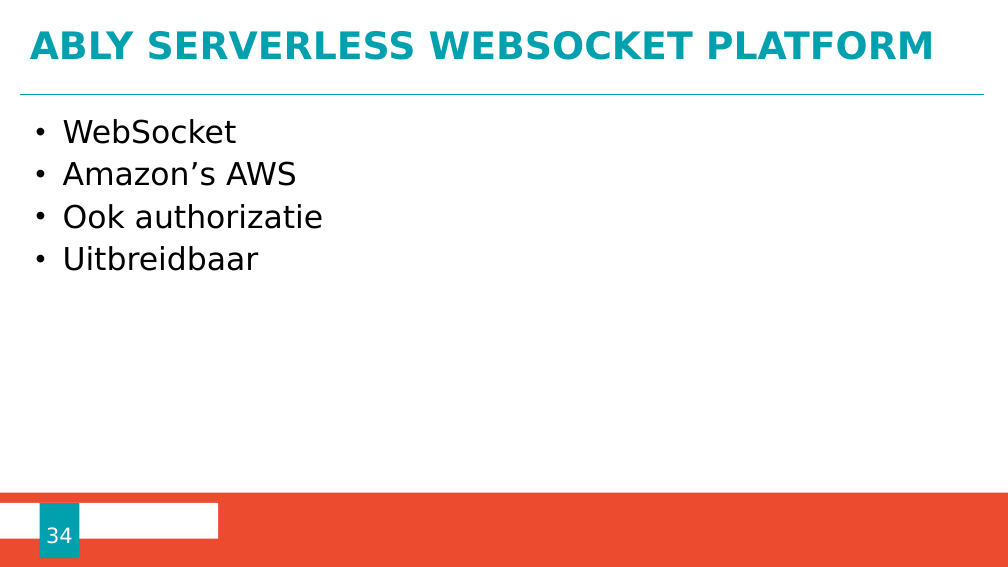
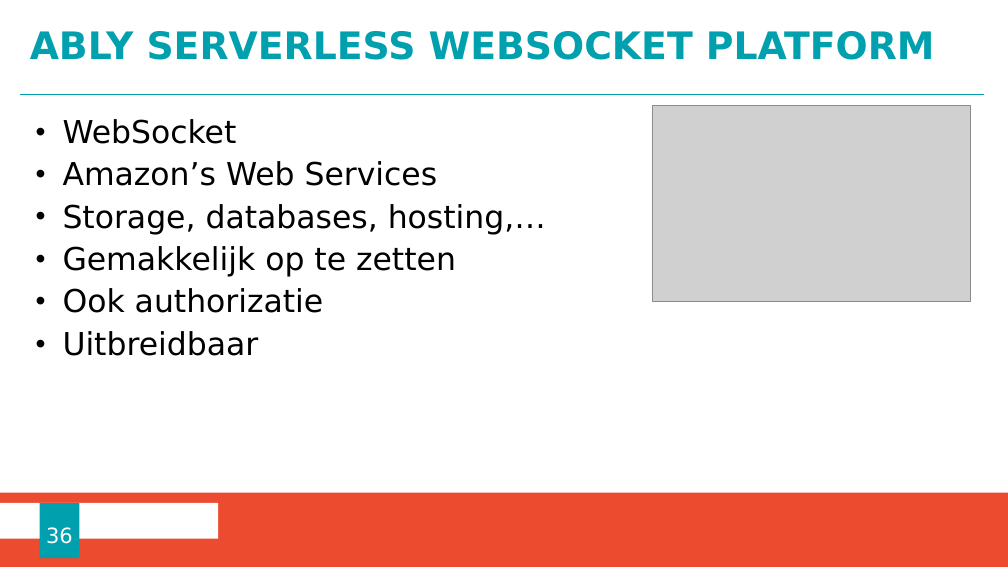
Before and after one commit to ChristopheM98/SignalR_Webapp, a slide deck: slide 36 of Presentatie SignalR.pptx (slide 34 before the commit). Drawn at 1008x567 pixels with LibreOffice and Linux fonts; fonts in the diff are those of the drawing; grey boxes stand for pictures; background and template pictures are left out. Boxes give left, top, right and bottom in pixels: in the first picture for what was removed or moved away, otherwise in the second. Text is boxed around its words. In the diff, an @@ line names an element or a change of style, - is before the commit and + after.

```diff
--- a/Presentatie SignalR.pptx
+++ b/Presentatie SignalR.pptx
@@ picture added at (653,106,971,302) @@
@@ text at (63,161,546,277): text changed @@
-• Amazon’s AWS
+• Amazon’s Web Services
+• Storage, databases, hosting,…
+• Gemakkelijk op te zetten
@@ page number at (46,527,73,544): text changed @@
-34
+36
```
Also in this commit, not shown: 4 other slides changed, 2 slides added, 1 other file.
